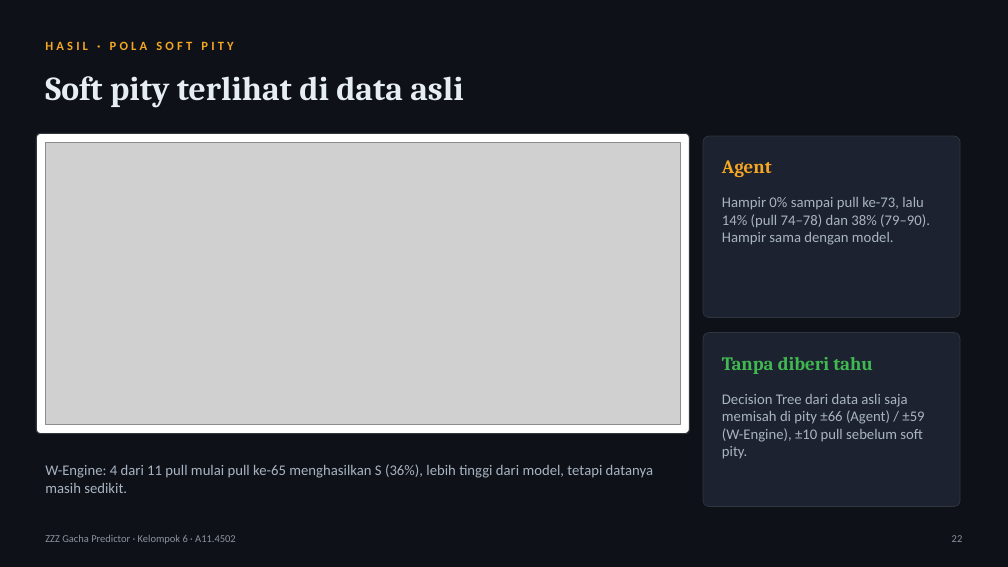
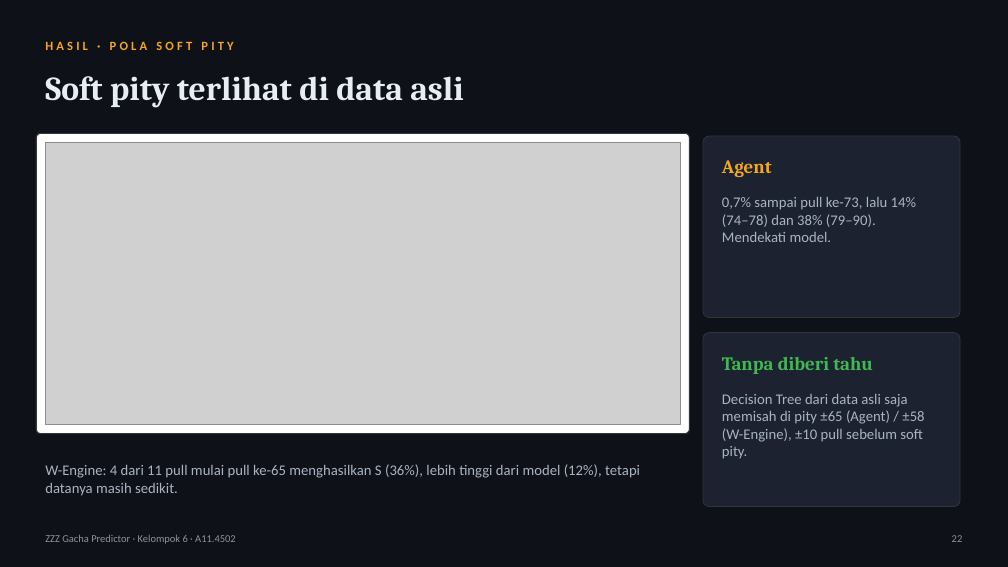
Before and after one commit to tehgeii/project-data-mining, a slide deck: slide 22 of docs/tugas/UAS_Slide_Kelompok6_A11.4502.pptx. Drawn at 1008x567 pixels with LibreOffice and Linux fonts; fonts in the diff are those of the drawing; grey boxes stand for pictures. Boxes give left, top, right and bottom in pixels: in the first picture for what was removed or moved away, otherwise in the second. Text is boxed around its words. In the diff, an @@ line names an element or a change of style, - is before the commit and + after.

Commit message:
Latih ulang dengan 3 akun asli dan perbarui dokumen
- Model dan report dilatih ulang dengan 3 akun asli (1.751 pull, 28 S-Rank;
  eksperimen data asli 1.425 baris, 25 siklus pity).
- Hasil data asli: Random Forest dan Decision Tree teratas (±92,3%), selisih
  antaralgoritma belum signifikan; hanya baseline yang nyata lebih rendah.
- Temuan baru: KNN dan XGBoost tidak stabil di satu fold karena data latihnya
  hanya punya satu siklus Agent guaranteed, sehingga keduanya mempelajari pola
  keliru dari fitur guaranteed. Dijelaskan di laporan, slide, dan PANDUAN.
- Grafik, tangkapan layar, LAPORAN.md, README, dan tanya jawab diperbarui;
  caption KNN di aplikasi diganti penjelasan umum tentang nested grid search.

```diff
--- a/docs/tugas/UAS_Slide_Kelompok6_A11.4502.pptx
+++ b/docs/tugas/UAS_Slide_Kelompok6_A11.4502.pptx
@@ text at box(722, 197, 916, 242): text changed @@
-Hampir 0% sampai pull ke-73, lalu 14% (pull 74–78) dan 38% (79–90). Hampir sama dengan model.
+0,7% sampai pull ke-73, lalu 14% (74–78) dan 38% (79–90). Mendekati model.
@@ text at box(722, 394, 924, 459): text changed @@
-Decision Tree dari data asli saja memisah di pity ±66 (Agent) / ±59 (W-Engine), ±10 pull sebelum soft pity.
+Decision Tree dari data asli saja memisah di pity ±65 (Agent) / ±58 (W-Engine), ±10 pull sebelum soft pity.
@@ text at box(45, 464, 640, 496): text changed @@
-W-Engine: 4 dari 11 pull mulai pull ke-65 menghasilkan S (36%), lebih tinggi dari model, tetapi datanya masih sedikit.
+W-Engine: 4 dari 11 pull mulai pull ke-65 menghasilkan S (36%), lebih tinggi dari model (12%), tetapi datanya masih sedikit.
```
Also in this commit, not shown: 5 other slides changed, 15 other files.
